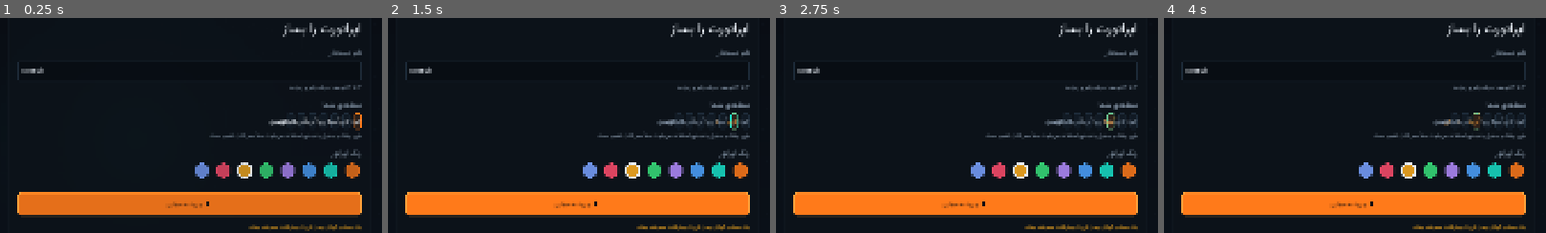
Above: before the commit, frames 1-4 (left to right).
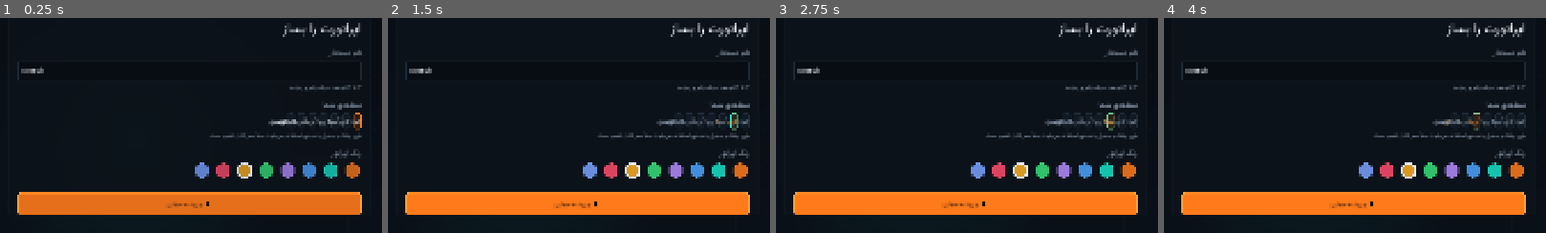
Above: after the commit, the same moments.

Repository: Hexora-Studio-Official/HEXORA-PixelLegends
Game: Godot game, scene res://src/ui/screens/profile_setup_screen.tscn
The game is run twice, just before and just after one commit, with the same random seed, the same clock (stepped at 60 frames per second) and the same inputs. This scene is started directly instead of the project's main scene.
Inputs (mouse positions are % of the whole screen's width and height, from its top left):
- Up to frame 1 (0.25 s): no input
- Up to frame 2 (1.5 s): click (47, 74) at 0.52 s; click (46, 74) at 1.27 s
- Up to frame 3 (2.75 s): click (44, 74) at 2.02 s
- Up to frame 4 (4 s): click (43, 74) at 2.77 s; click (41, 74) at 3.52 s
The pictures show only the part of the screen within x 0-50%, y 50-100%; the shares and areas given below are measured in that part.

The runs differ from the first frame. In frame 1, 1.6% of the frame differs, in the area x 5-95%, y 91-100%; in frame 2, 1.6%; in frame 3, 1.6%; in frame 4, 1.6%.

Commit message:
Fix Android touch feedback permission and mobile UI scale
Co-authored-by: arena-agent <297053741+arena-agent@users.noreply.github.com>

Diff:
--- a/src/autoload/controls.gd
+++ b/src/autoload/controls.gd
@@ -214,6 +214,8 @@
 ## Short haptic pulse, respecting the player's setting. `strength` is
 ## millisecond duration on Android; 0 stops any ongoing vibration.
 func haptic(duration_ms: int = 25) -> void:
+	if not OS.has_feature("mobile") or duration_ms <= 0:
+		return
 	if not Settings.get_bool("game/vibration", true):
 		return
 	Input.vibrate_handheld(duration_ms)
--- a/src/autoload/design.gd
+++ b/src/autoload/design.gd
@@ -128,9 +128,14 @@
 func _ready() -> void:
 	_load_fonts()
 	theme = _build_theme()
+	var root_window := get_tree().root
+	if OS.has_feature("mobile"):
+		# The design grid is authored in desktop pixels; scale it up on dense
+		# phone screens so labels and 48 px touch targets are not physically tiny.
+		root_window.content_scale_factor = clampf(DisplayServer.screen_get_scale(), 1.25, 1.4)
 	# Assigning on the root Window makes every Control in the game inherit it,
 	# including Controls created later at runtime.
-	get_tree().root.theme = theme
+	root_window.theme = theme
 	# No `theme_type_variation` on the root Window on purpose: a named
 	# variation that nothing defines is dead configuration, and Godot already
 	# falls back to its built-in theme (and default font) for every item we do
--- a/src/autoload/settings_service.gd
+++ b/src/autoload/settings_service.gd
@@ -403,7 +403,8 @@
 
 func apply_game() -> void:
 	DisplayServer.screen_set_keep_on(get_bool("game/keep_screen_on"))
-	Input.vibrate_handheld(0)  # cancel any in-flight vibration on toggle
+	if OS.has_feature("mobile") and not get_bool("game/vibration", true):
+		Input.vibrate_handheld(0)  # Stop any pulse already in progress when vibration is disabled.
 
 
 ## Write a whole preset at once. `notify` is false during boot to avoid
--- a/src/ui/screens/login_screen.gd
+++ b/src/ui/screens/login_screen.gd
@@ -22,10 +22,15 @@
 func build() -> void:
 	_busy = Auth.is_busy()
 
+	var screen_scroll := UiKit.scroll()
+	screen_scroll.set_anchors_preset(Control.PRESET_FULL_RECT)
+	content.add_child(screen_scroll)
+
 	var columns := UiKit.hbox(Design.SPACE_HUGE)
-	columns.set_anchors_preset(Control.PRESET_FULL_RECT)
+	columns.size_flags_horizontal = Control.SIZE_EXPAND_FILL
+	columns.size_flags_vertical = Control.SIZE_EXPAND_FILL
 	columns.alignment = BoxContainer.ALIGNMENT_CENTER
-	content.add_child(columns)
+	screen_scroll.add_child(columns)
 
 	columns.add_child(_build_brand_column())
 	columns.add_child(_build_form_column())
--- a/src/ui/screens/main_menu_screen.gd
+++ b/src/ui/screens/main_menu_screen.gd
@@ -166,12 +166,18 @@
 	rail.custom_minimum_size = Vector2(NAV_RAIL_WIDTH, 0)
 	rail.size_flags_vertical = Control.SIZE_EXPAND_FILL
 
+	var rail_scroll := UiKit.scroll()
+	rail.add_child(rail_scroll)
 	var column := UiKit.vbox(Design.SPACE_XS)
-	rail.add_child(column)
+	column.size_flags_horizontal = Control.SIZE_EXPAND_FILL
+	rail_scroll.add_child(column)
 
 	_nav_buttons.clear()
 	var last_section: StringName = &""
 	for entry: Dictionary in NAV_ENTRIES:
+		# Locked progression screens add clutter on a phone without being usable.
+		if OS.has_feature("mobile") and bool(entry.get("placeholder", false)):
+			continue
 		var section: StringName = entry["section"]
 		if section != last_section:
 			last_section = section
--- a/src/ui/screens/profile_setup_screen.gd
+++ b/src/ui/screens/profile_setup_screen.gd
@@ -28,10 +28,15 @@
 	_region = Settings.get_int("game/region")
 	_palette_index = absi(Session.profile.uid.hash()) % AvatarView.PALETTE.size()
 
+	var screen_scroll := UiKit.scroll()
+	screen_scroll.set_anchors_preset(Control.PRESET_FULL_RECT)
+	content.add_child(screen_scroll)
+
 	var columns := UiKit.hbox(Design.SPACE_HUGE)
-	columns.set_anchors_preset(Control.PRESET_FULL_RECT)
+	columns.size_flags_horizontal = Control.SIZE_EXPAND_FILL
+	columns.size_flags_vertical = Control.SIZE_EXPAND_FILL
 	columns.alignment = BoxContainer.ALIGNMENT_CENTER
-	content.add_child(columns)
+	screen_scroll.add_child(columns)
 
 	columns.add_child(_build_preview_column())
 	columns.add_child(_build_form_column())
Not shown, changed: export_presets.cfg
Not shown, changed: .github/workflows/android-debug.yml
Not shown, changed: docs/BUILD_ANDROID.md
Not shown, changed: docs/TESTING.md
